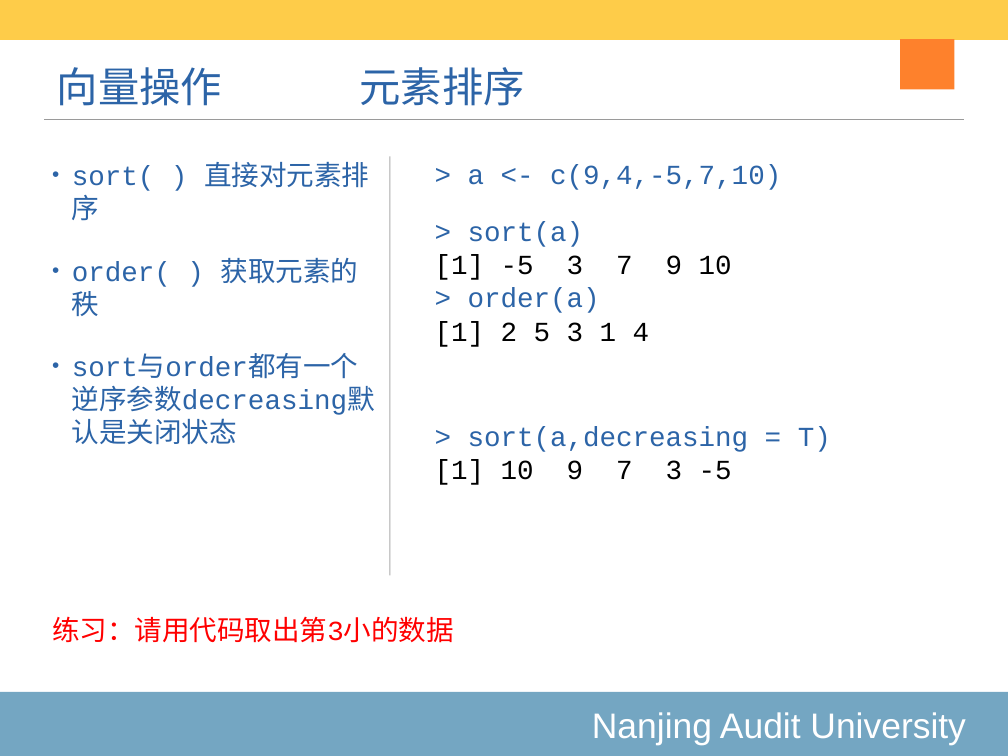
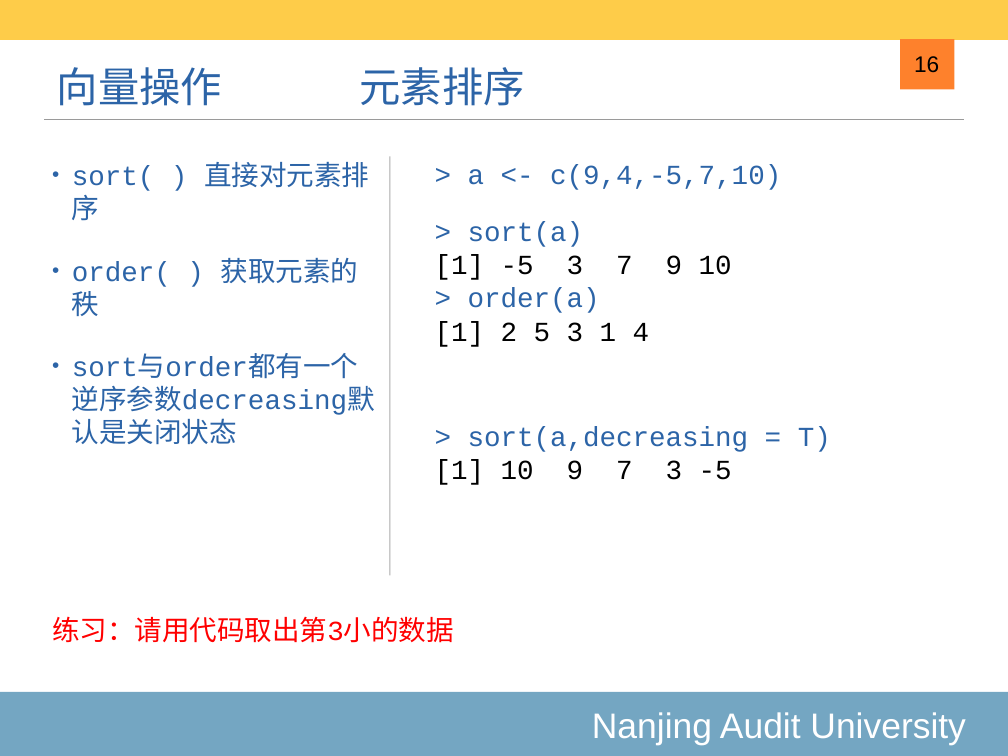
Before and after one commit to exoplanetX/DataAnalytics, a slide deck: slide 16 of 2019-3-变量操作.pptx. Drawn at 1008x756 pixels with LibreOffice and Linux fonts; fonts in the diff are those of the drawing. Boxes give left, top, right and bottom in pixels: in the first picture for what was removed or moved away, otherwise in the second. Text is boxed around its words. In the diff, an @@ line names an element or a change of style, - is before the commit and + after.

```diff
--- a/2019-3-变量操作.pptx
+++ b/2019-3-变量操作.pptx
@@ page number added at (x1=914, y1=56, x2=939, y2=73), 23 pt, text #000000 @@
+16
```
Also in this commit, not shown: 1 other slide changed, 4 slides added, 1 other file.
